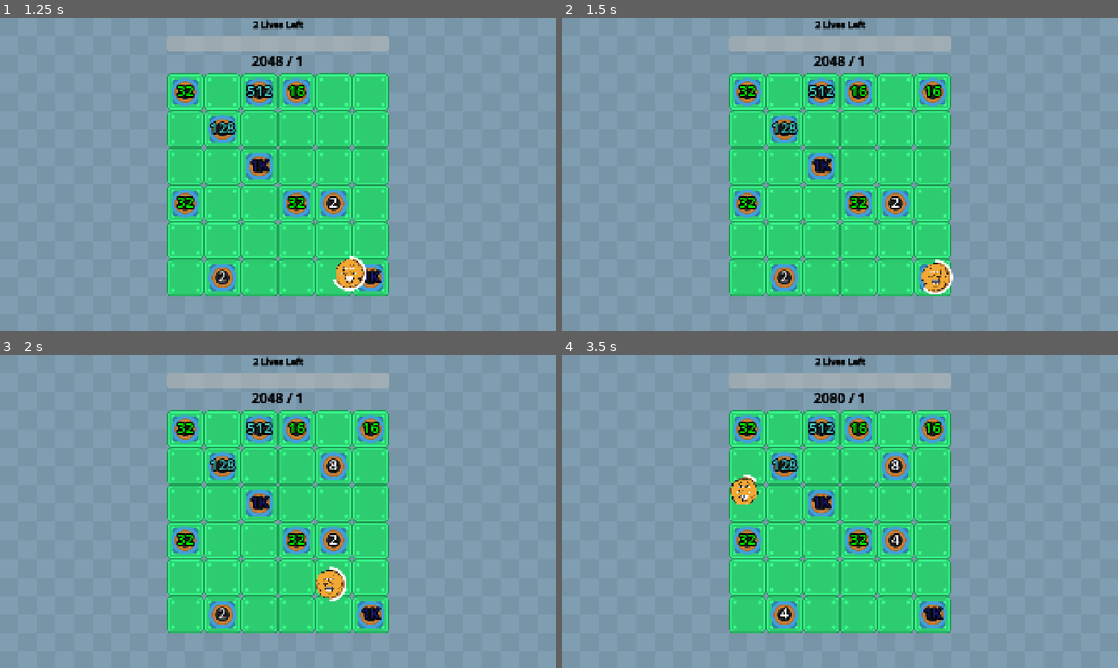
Above: before the commit, frames 1-4 (two rows, left to right).
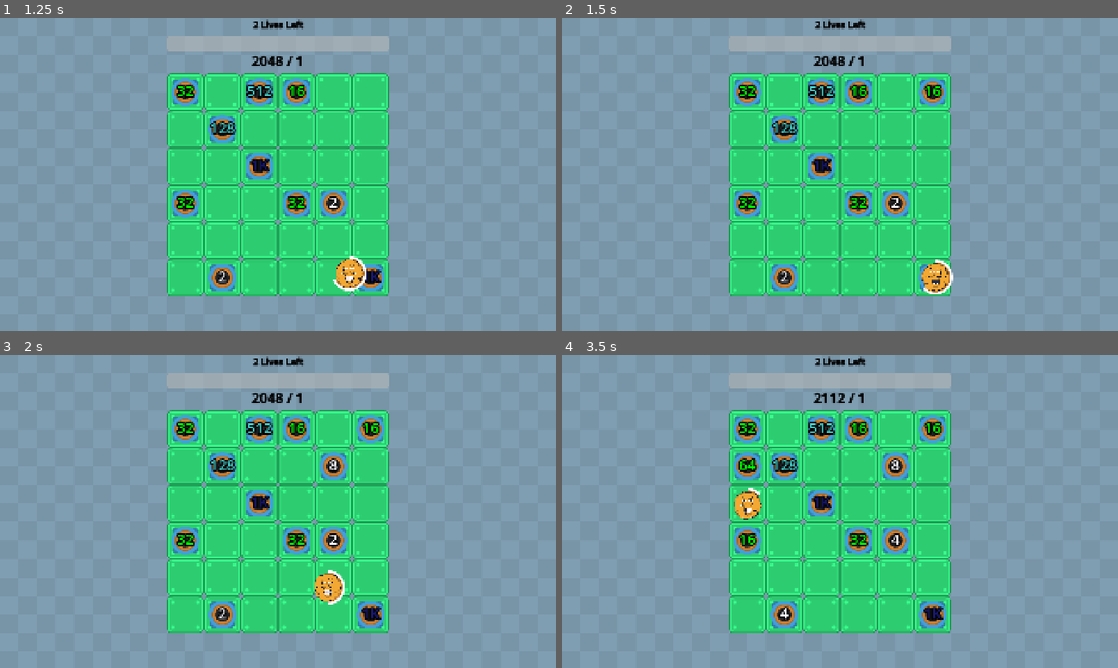
Above: after the commit, the same moments.

Repository: wanamelon/prototype_monorepo
Game: Godot game, scene res://source/bounce_main.tscn
Two runs of this game, one before a commit and one after it. Both use one fixed random seed, a clock stepped at 60 frames per second and the inputs below.
Inputs:
- Up to frame 1 (1.25 s): no input
- Up to frame 2 (1.5 s): no input
- Up to frame 3 (2 s): no input
- Up to frame 4 (3.5 s): no input

Frame 1 is identical in both runs. In frame 2, 0.1% of the frame differs, in the area x 64-70%, y 77-89%; in frame 3, 0.3%; in frame 4, 1.1%, in the area x 30-51%, y 12-62%.

Commit message:
Convert stamina to new item system

Diff:
--- a/roller/source/bounce_main.gd
+++ b/roller/source/bounce_main.gd
@@ -7,12 +7,14 @@
 var point_progress_bar_tween: Tween
 var _player_ball: PlayerBall
 var _lives_remaining: int = 2
-@export var items: Array[ItemDef]
+@export var item_configs: Array[ItemDef]
+var _item_system: ItemSystem = null
 
 func _ready():
 	round_setup()
 
 func _on_player_finish(points: int):
+	_item_system.queue_free()
 	if _lives_remaining <= 0:
 		print("Ended with points: ", _current_score)
 		if _current_score >= points_quota:
@@ -30,9 +32,11 @@
 func stage_setup():
 	$ProgressDisplay/LivesLabel.text = str(_lives_remaining) + " Lives Left"
 	$GameBoard.generate_grid_items(round)
-	_player_ball = $GameBoard.spawn_ball(items)
+	_player_ball = $GameBoard.spawn_ball(item_configs)
 	_player_ball.finished.connect(_on_player_finish)
 	_player_ball.gained_points.connect(_on_gain_points)
+	_item_system = ItemSystem.new(item_configs, _player_ball, $GameBoard)
+	add_child(_item_system)
 
 func round_setup():
 	_lives_remaining = 2
@@ -49,7 +53,7 @@
 	$ItemSelect.show()
 	for child in $ItemSelect/GridContainer.get_children():
 		child.queue_free()
-	# Choose random 3 of enum items
+	# Choose random 3 of enum item_configs
 	var possible_item_ids = ItemDef.ItemId.keys().duplicate()
 	possible_item_ids.shuffle()
 	for i in range(3):
@@ -57,7 +61,8 @@
 		button.text = format_enum_name(possible_item_ids[i])
 		$ItemSelect/GridContainer.add_child(button)
 		button.pressed.connect(func ():
-			items.append(ItemDef.new(ItemDef.ItemId[possible_item_ids[i]]))
+			item_configs.append(ItemDef.new(ItemDef.ItemId[possible_item_ids[i]]))
+			_item_system.add_item(ItemDef.ItemId[possible_item_ids[i]])
 			$ItemSelect.hide()
 			round_setup())
 
--- a/roller/source/bounce_main.tscn
+++ b/roller/source/bounce_main.tscn
@@ -1,26 +1,10 @@
-[gd_scene load_steps=11 format=3 uid="uid://cdewixren54n7"]
+[gd_scene load_steps=7 format=3 uid="uid://cdewixren54n7"]
 
 [ext_resource type="Script" uid="uid://ctlovqr0sahr0" path="res://source/bounce_main.gd" id="1_ovsfe"]
 [ext_resource type="Shader" uid="uid://dm7q3tppttf5j" path="res://source/desaturate.gdshader" id="1_p5ard"]
-[ext_resource type="Script" uid="uid://ckw8rr21jqg1f" path="res://source/item_def.gd" id="2_vx23h"]
 [ext_resource type="Texture2D" uid="uid://df8r231n3c6yr" path="res://assets/rolling_ball/background_blue.png" id="3_vx23h"]
 [ext_resource type="PackedScene" uid="uid://cy54rx8phsksw" path="res://source/game_board.tscn" id="4_vx23h"]
 [ext_resource type="Texture2D" uid="uid://ccdy67xn8m374" path="res://assets/rolling_ball/block_locked_square.png" id="6_0panw"]
-
-[sub_resource type="Resource" id="Resource_0panw"]
-script = ExtResource("2_vx23h")
-item_id = 4
-metadata/_custom_type_script = "uid://ckw8rr21jqg1f"
-
-[sub_resource type="Resource" id="Resource_k3n88"]
-script = ExtResource("2_vx23h")
-item_id = 2
-metadata/_custom_type_script = "uid://ckw8rr21jqg1f"
-
-[sub_resource type="Resource" id="Resource_ovsfe"]
-script = ExtResource("2_vx23h")
-item_id = 6
-metadata/_custom_type_script = "uid://ckw8rr21jqg1f"
 
 [sub_resource type="ShaderMaterial" id="ShaderMaterial_to078"]
 shader = ExtResource("1_p5ard")
@@ -28,7 +12,6 @@
 
 [node name="BounceMain" type="Node2D"]
 script = ExtResource("1_ovsfe")
-items = Array[ExtResource("2_vx23h")]([SubResource("Resource_0panw"), SubResource("Resource_k3n88"), SubResource("Resource_ovsfe")])
 
 [node name="TextureRect" type="TextureRect" parent="."]
 material = SubResource("ShaderMaterial_to078")
--- /dev/null
+++ b/roller/source/item_system.gd
@@ -0,0 +1,50 @@
+class_name ItemSystem extends Node
+
+var _items: Array[Item] = []
+var _player_ball: PlayerBall
+var _game_board: GameBoard
+var _tick: int = 0
+
+func _init(items: Array[ItemDef], player_ball: PlayerBall, game_board: GameBoard):
+	for item_def in items:
+		_items.append(_item_for_id(item_def.item_id))
+	_player_ball = player_ball
+	_game_board = game_board
+
+func add_item(item_id: ItemDef.ItemId):
+	_items.append(_item_for_id(item_id))
+
+func _item_for_id(item_id: ItemDef.ItemId) -> Item:
+	match item_id:
+		ItemDef.ItemId.ADD_STAMINA:
+			return AddStaminaItem.new()
+		_:
+			return AddStaminaItem.new()
+
+func _physics_process(delta):
+	for item: Item in _items:
+		item.activate(_tick, _player_ball, _game_board)
+	_tick += 1
+
+@abstract
+class Item extends RefCounted:
+	@abstract func activate(tick: int, player: PlayerBall, board: GameBoard) -> Array[ItemEvent]
+
+class AddStaminaItem extends Item:
+	var _added_stamina := false
+
+	func activate(tick: int, player: PlayerBall, board: GameBoard):
+		if not _added_stamina:
+			player._stamina_seconds += 2
+			player._max_stamina += 2
+			_added_stamina = true
+
+@abstract
+class ItemEvent extends RefCounted:
+	pass
+
+class PlayerOverlapEvent extends ItemEvent:
+	pass
+
+class LevelUpEvent extends ItemEvent:
+	pass
--- a/roller/source/player_ball.gd
+++ b/roller/source/player_ball.gd
@@ -23,12 +23,6 @@
 
 func scene_init(items: Array[ItemDef]):
 	_items = items
-	for item in items:
-		match item.item_id:
-			ItemDef.ItemId.ADD_STAMINA:
-				_max_stamina += 2
-				_stamina_seconds += 2
-			_: pass
 	return self
 
 func _ready():
Not shown, added: roller/source/item_system.gd.uid
Not shown, changed: roller/dev_notes.md
